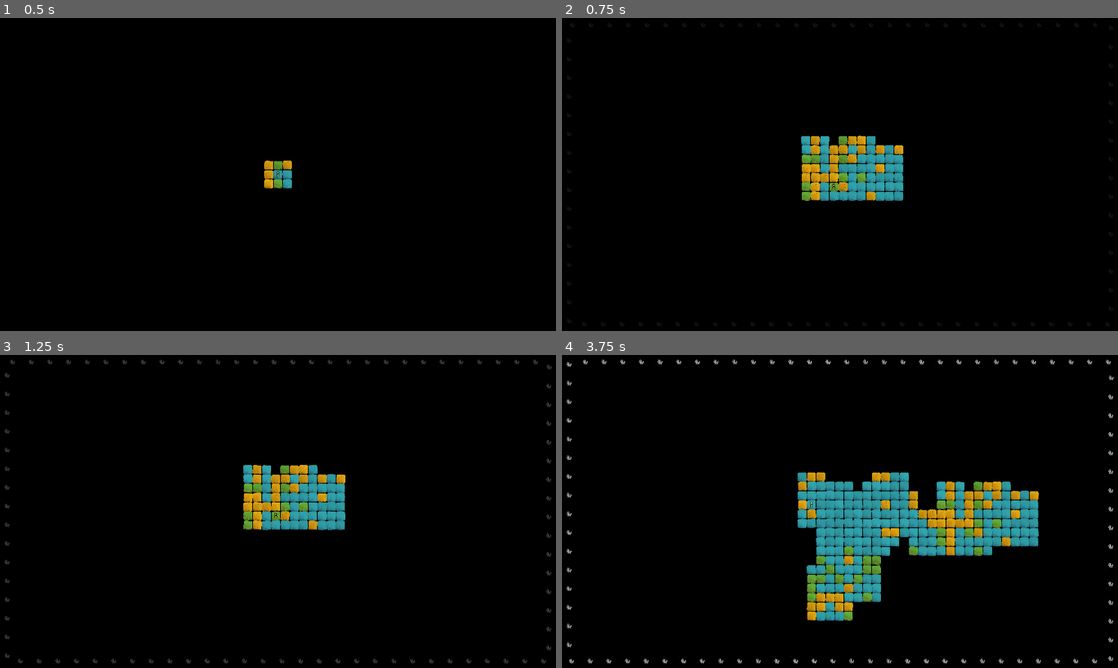
Above: before the commit, frames 1-4 (two rows, left to right).
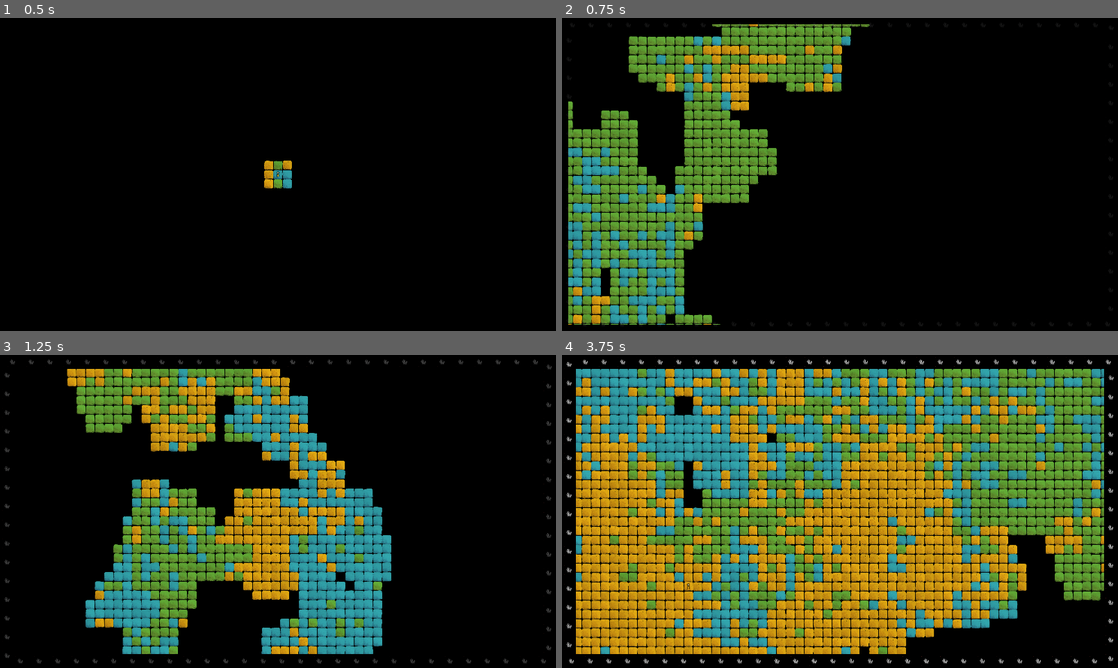
Above: after the commit, the same moments.

Repository: arrayewhy/Worlds
Game: Godot game, scene res://Scenes/Main.tscn
Two runs of this game, one before a commit and one after it. Both use one fixed random seed, a clock stepped at 60 frames per second and the inputs below.
Inputs (mouse positions are in pixels of both pictures, inside the frame that each line leads up to):
- Up to frame 1 (0.5 s): no input
- Up to frame 2 (0.75 s): tap Enter (Enter) at 0.5 s; move the mouse to (962, 158) at 0.52 s; hold D (Right) from 0.53 s (still down); hold 1 (One) from 0.53 s (still down); click (962, 158) at 0.67 s
- Up to frame 3 (1.25 s): keep holding D (Right); keep holding 1 (One)
- Up to frame 4 (3.75 s): release D (Right) at 1.25 s; release 1 (One) at 1.25 s; drag from (728, 527) to (812, 574) at 1.27 s; move the mouse to (895, 442) at 2.02 s; hold D (Right) 2.03-2.75 s; hold 1 (One) 2.03-2.75 s; drag from (812, 574) to (673, 464) at 2.77 s; move the mouse to (1006, 558) at 3.52 s; hold A (Left) from 3.53 s (still down); hold 1 (One) from 3.53 s (still down); tap O at 3.6 s

Frame 1 is identical in both runs. In frame 2, 27% of the frame differs, in the area x 1-62%, y 2-98%; in frame 3, 30%; in frame 4, 76%, in the area x 2-98%, y 4-96%.

Commit message:
Update [Player.gd Move and Spawn Repeater]

Diff:
--- a/worlds/Scripts/Biomes/Biome-Spawner.gd
+++ b/worlds/Scripts/Biomes/Biome-Spawner.gd
@@ -20,7 +20,7 @@
 	newBiome.Set_Interaction(interType);
 	World.Record_Biome(gPos, newBiome, type, interType);
 	# Debug Message
-	InGameDebugger.Say(str(gPos, " : ", World.Get_BiomeType(gPos), ", ", World.Get_InteractionType(gPos)), true);
+	#InGameDebugger.Say(str(gPos, " : ", World.Get_BiomeType(gPos), ", ", World.Get_InteractionType(gPos)), true);
 
 func SpawnRandomBiome(gPos:Vector2i, interType:InteractionMaster.Type = InteractionMaster.Type.NULL) -> void:
 	SpawnBiome(gPos, BiomeMaster.RandomBiomeType(), interType);
@@ -75,7 +75,7 @@
 
 				SpawnBiome(e, influences.pick_random());
 
-	InGameDebugger.Say(""); # Add space between the last debug message and the next one.
+	#InGameDebugger.Say(""); # Add space between the last debug message and the next one.
 
 func Get_SurroundingEmpties(gPos:Vector2i) -> Array[Vector2i]:
 	var surrounding_GPos:Array[Vector2i] = Get_GridPosArray3x3(gPos);
--- a/worlds/Scripts/Player.gd
+++ b/worlds/Scripts/Player.gd
@@ -19,25 +19,10 @@
 	var inputDir:Vector2i = Vector2i.ZERO;
 
 	if event.is_action_pressed("One"):
-
-		for i in 100:
-
-			match randi_range(0, 3):
-				0:
-					inputDir = Vector2i.UP;
-				1:
-					inputDir = Vector2i.DOWN;
-				2:
-					inputDir = Vector2i.LEFT;
-				3:
-					inputDir = Vector2i.RIGHT;
-
-			MovePlayer_And_SpawnBiomes(inputDir);
-
+		MovePlayer_And_SpawnBiomes_Repeated(inputDir, 10000);
 		return;
 
 	if Is_DirectionInput(event):
-
 		# Check Directional Input
 		inputDir = buttonMovement.Get_InputDirection();
 
@@ -54,6 +39,10 @@
 		return true;
 	return false;
 
+func Spawn_InitialBiomes() -> void:
+	biomeSpawner.SpawnRandomBiome(currGridPos);
+	biomeSpawner.SpawnRandomBiomes_3x3(Vector2i(0,0));
+
 func MovePlayer_And_SpawnBiomes(inputDir:Vector2i) -> void:
 	var prevGridPos = currGridPos;
 	# Update Current Grid Position
@@ -66,6 +55,19 @@
 	# Move Camera
 	camMover.StartMove(targPos);
 
-func Spawn_InitialBiomes() -> void:
-	biomeSpawner.SpawnRandomBiome(currGridPos);
-	biomeSpawner.SpawnRandomBiomes_3x3(Vector2i(0,0));
+func MovePlayer_And_SpawnBiomes_Repeated(inputDir:Vector2i, repetitions:int = 1000) -> void:
+	for i in repetitions:
+
+		match randi_range(0, 3):
+			0:
+				inputDir = Vector2i.UP;
+			1:
+				inputDir = Vector2i.DOWN;
+			2:
+				inputDir = Vector2i.LEFT;
+			3:
+				inputDir = Vector2i.RIGHT;
+
+		MovePlayer_And_SpawnBiomes(inputDir);
+
+	InGameDebugger.Say(World.discoveredBiomes.size());
